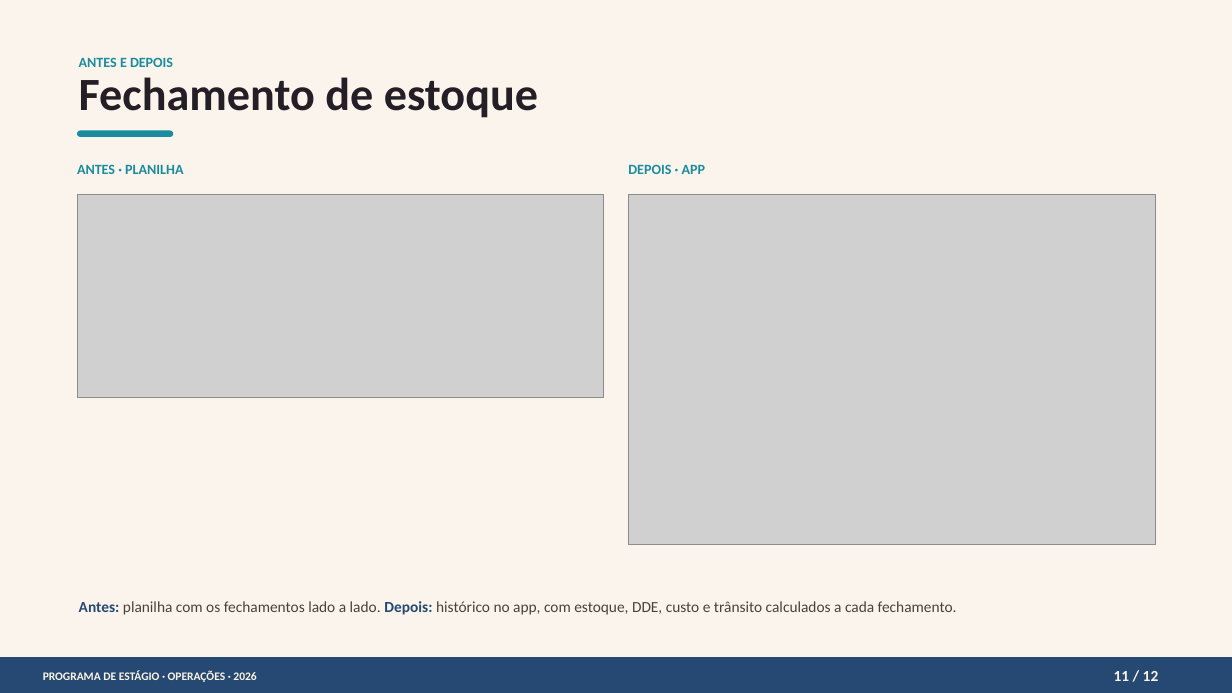
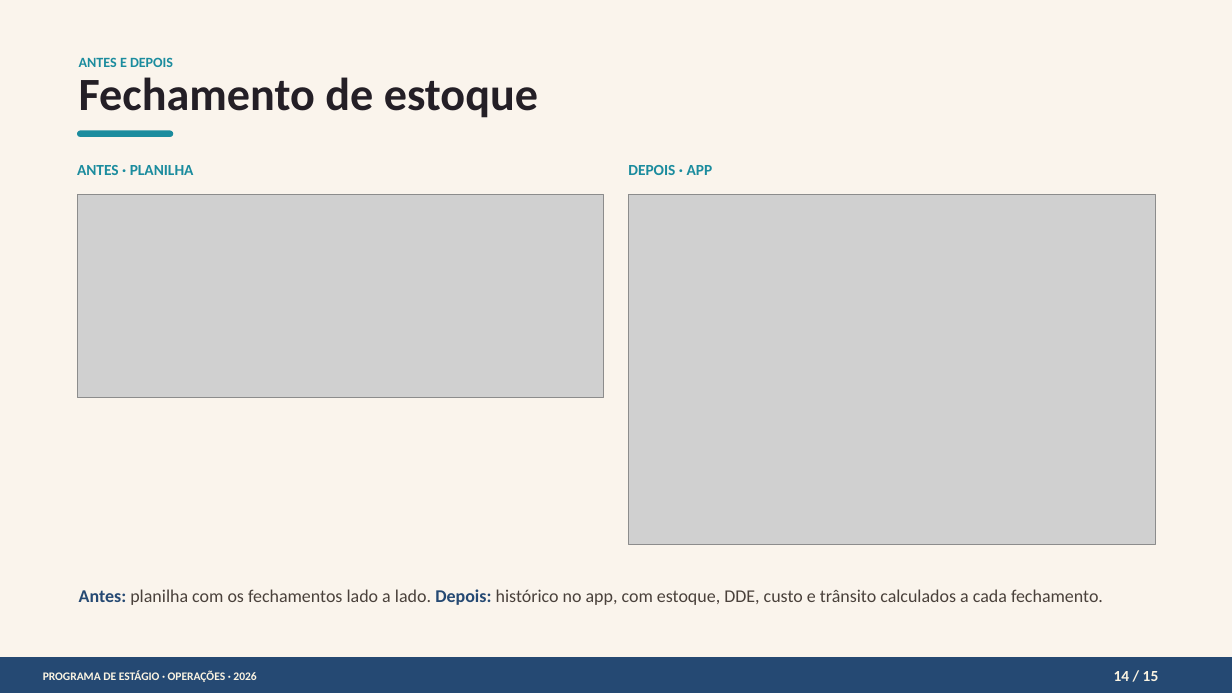
Before and after one commit to victortamay-hash/testeOSNI, a slide deck: slide 14 of Programa_Estagio_VictorEhitiItimuraTamay.pptx (slide 11 before the commit). Drawn at 1232x693 pixels with LibreOffice and Linux fonts; fonts in the diff are those of the drawing; grey boxes stand for pictures. Boxes give left, top, right and bottom in pixels: in the first picture for what was removed or moved away, otherwise in the second. Text is boxed around its words. In the diff, an @@ line names an element or a change of style, - is before the commit and + after.

```diff
--- a/Programa_Estagio_VictorEhitiItimuraTamay.pptx
+++ b/Programa_Estagio_VictorEhitiItimuraTamay.pptx
@@ text "ANTES · PLANILHA" at [77, 165, 194, 175]: size 16.5 to 18 pt @@
@@ text "DEPOIS · APP" at [628, 165, 713, 175]: size 16.5 to 18 pt @@
@@ text "Antes: planilha com os fechamentos ...": place and size @@
-text "Antes: planilha com os fechamentos ..." at [79, 601, 957, 615]
+text "Antes: planilha com os fechamentos ..." at [79, 589, 1103, 605]
@@ text "Antes: planilha com os fechamentos ..." at [79, 589, 1103, 605]: size 18 to 21 pt @@
@@ text at [1114, 671, 1159, 681]: text changed @@
-11 / 12
+14 / 15
```
Also in this commit, not shown: 10 other slides changed, 3 slides added.
